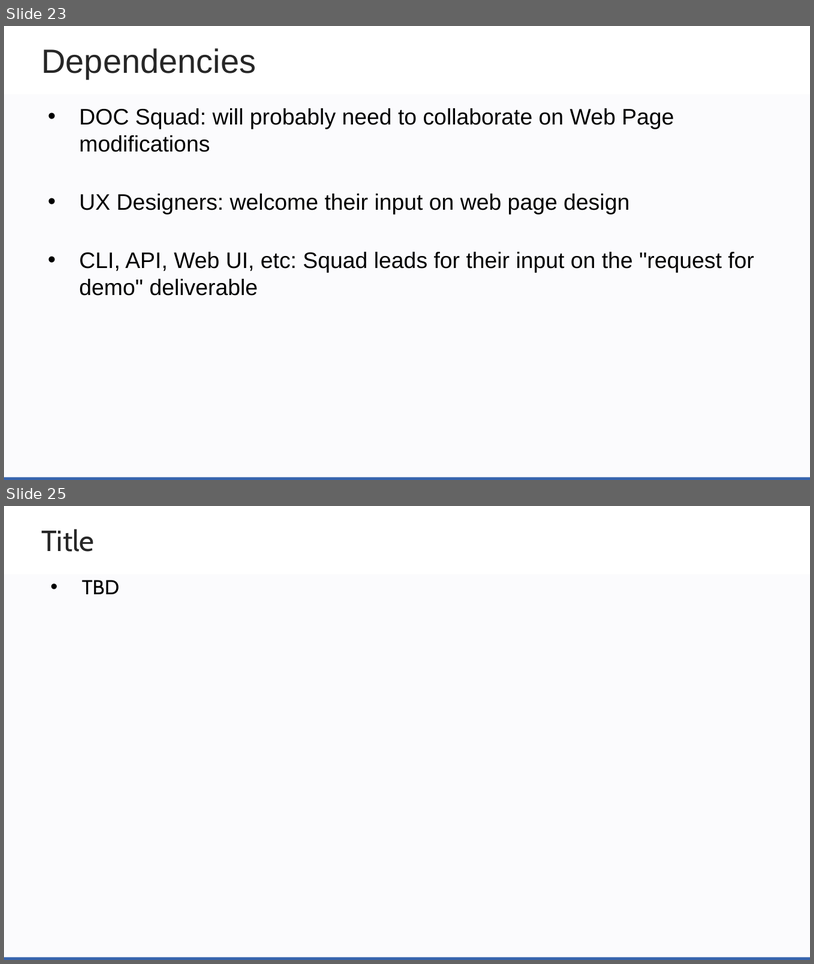
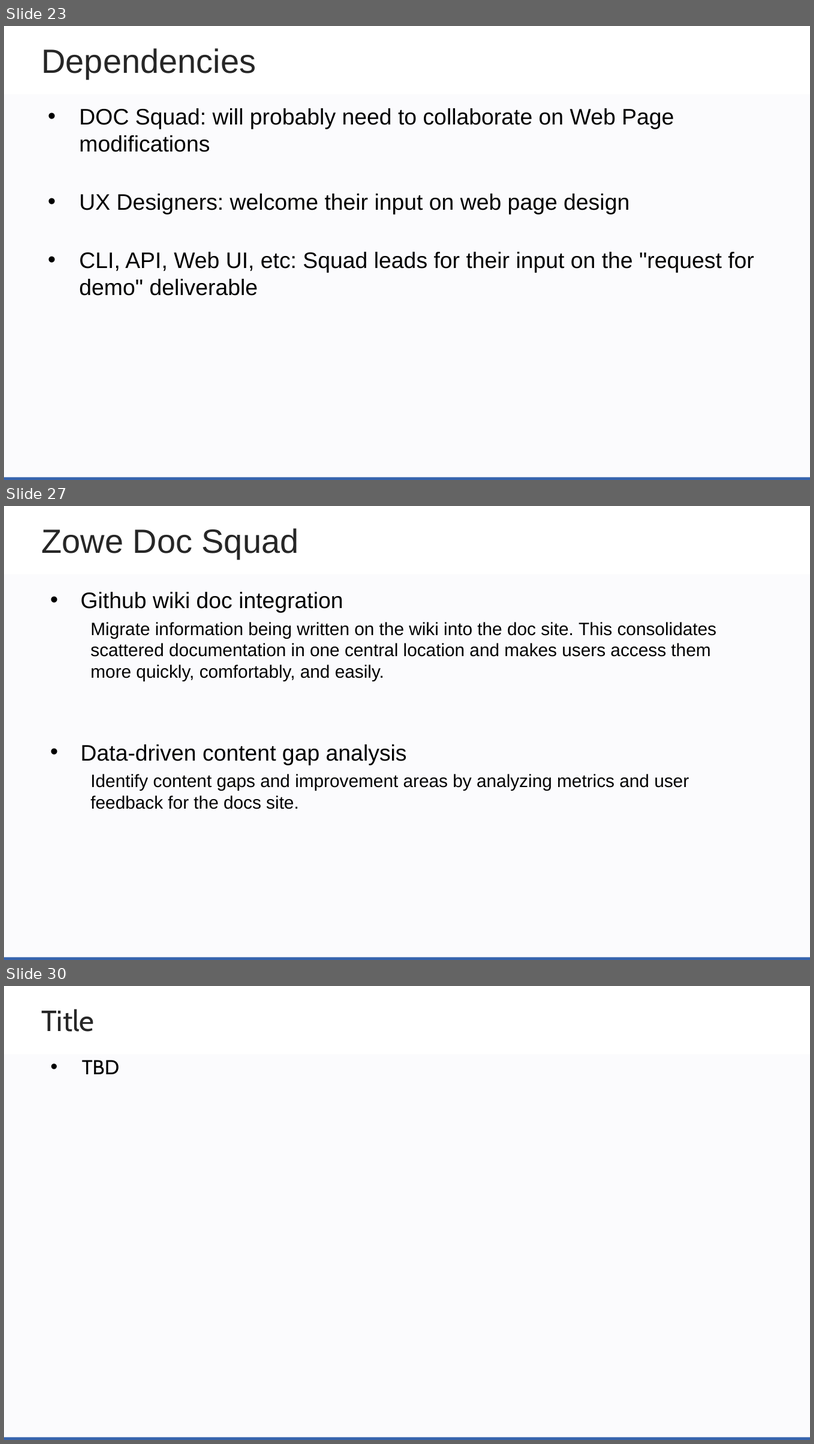
Before and after one commit to zowe/community, a slide deck: Project Management/PI Planning/20PI4 Planning/Zowe Community Squad Focus for 20PI4.pptx. Shown one above the other, each under a label of ours: slides 23 and 25 before the commit, slides 23, 27 and 30 after it; the slides between them are not shown. The pictures are 814x964 and 814x1444 pixels, drawn with LibreOffice and Linux fonts; fonts in the diff are those of the drawing; background and template pictures are left out. Boxes give left, top, right and bottom in pixels: in the first picture for what was removed or moved away, otherwise in the second. Text is boxed around its words. In the diff, an @@ line names an element or a change of style, - is before the commit and + after.

Commit message:
Add doc squad focus

```diff
--- a/Project Management/PI Planning/20PI4 Planning/Zowe Community Squad Focus for 20PI4.pptx
+++ b/Project Management/PI Planning/20PI4 Planning/Zowe Community Squad Focus for 20PI4.pptx
@@ slide 27 added at [4, 506, 810, 960], background #FFFFFF; not listed: 2 template elements that a slide beside it also shows @@
@@ text added at [41, 528, 299, 559], 30 pt, text #262626 @@
+Zowe Doc Squad
@@ text added at [81, 592, 717, 809], 16 pt, text #000000 @@
+• Github wiki doc integration
+  Migrate information being written on the wiki into the doc site. This consolidates scattered documentation in one central location and makes users access them more quickly, comfortably, and easily.
+• Data-driven content gap analysis
+  Identify content gaps and improvement areas by analyzing metrics and user feedback for the docs site.
@@ what was slide 25 is now slide 30 @@
```
Also in this commit, not shown: 1 slide changed, 5 other slides added, 1 slide removed.
